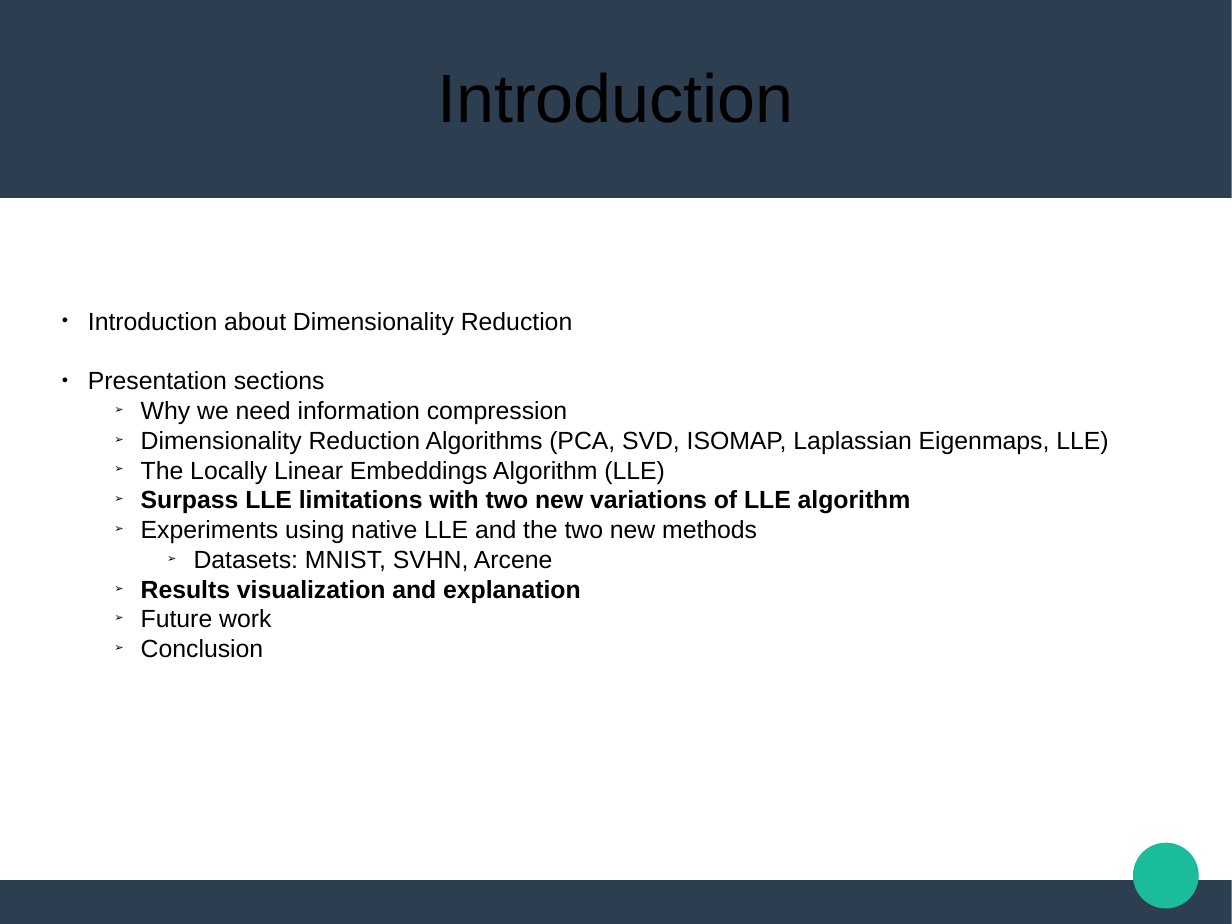
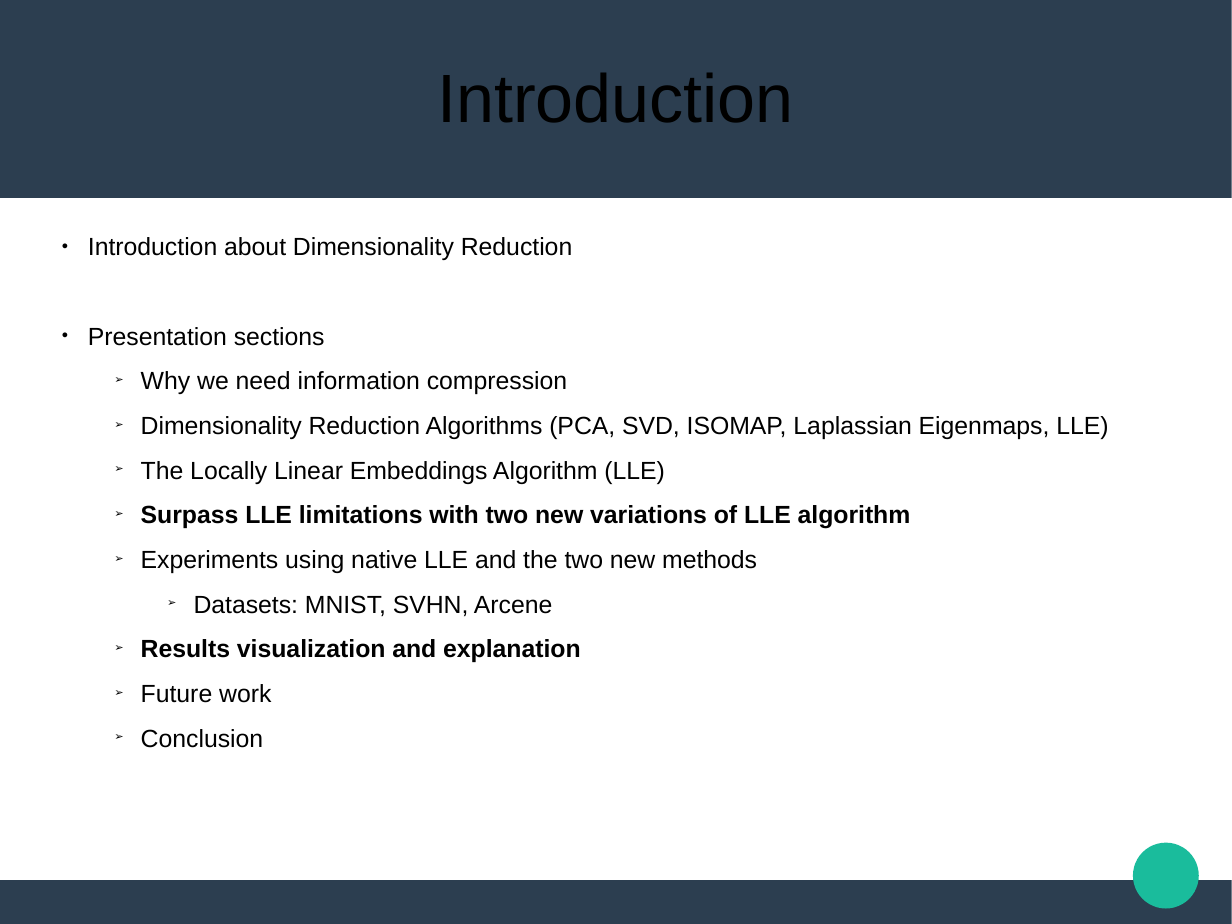
Before and after one commit to Katsileros/Dimensionality_Reduction, a slide deck: slide 2 of Diploma-Thesis-LaTeX/presentation/Presentation.odp. Drawn at 1232x924 pixels with LibreOffice and Linux fonts; fonts in the diff are those of the drawing. Boxes give left, top, right and bottom in pixels: in the first picture for what was removed or moved away, otherwise in the second. Text is boxed around its words. In the diff, an @@ line names an element or a change of style, - is before the commit and + after.

```diff
--- a/Diploma-Thesis-LaTeX/presentation/Presentation.odp
+++ b/Diploma-Thesis-LaTeX/presentation/Presentation.odp
@@ text "Introduction about Dimensionality Reduction" at (88, 237, 1108, 748): line spacing 1 to 1.5 @@
```
Also in this commit, not shown: 3 other slides changed, 1 other file.
